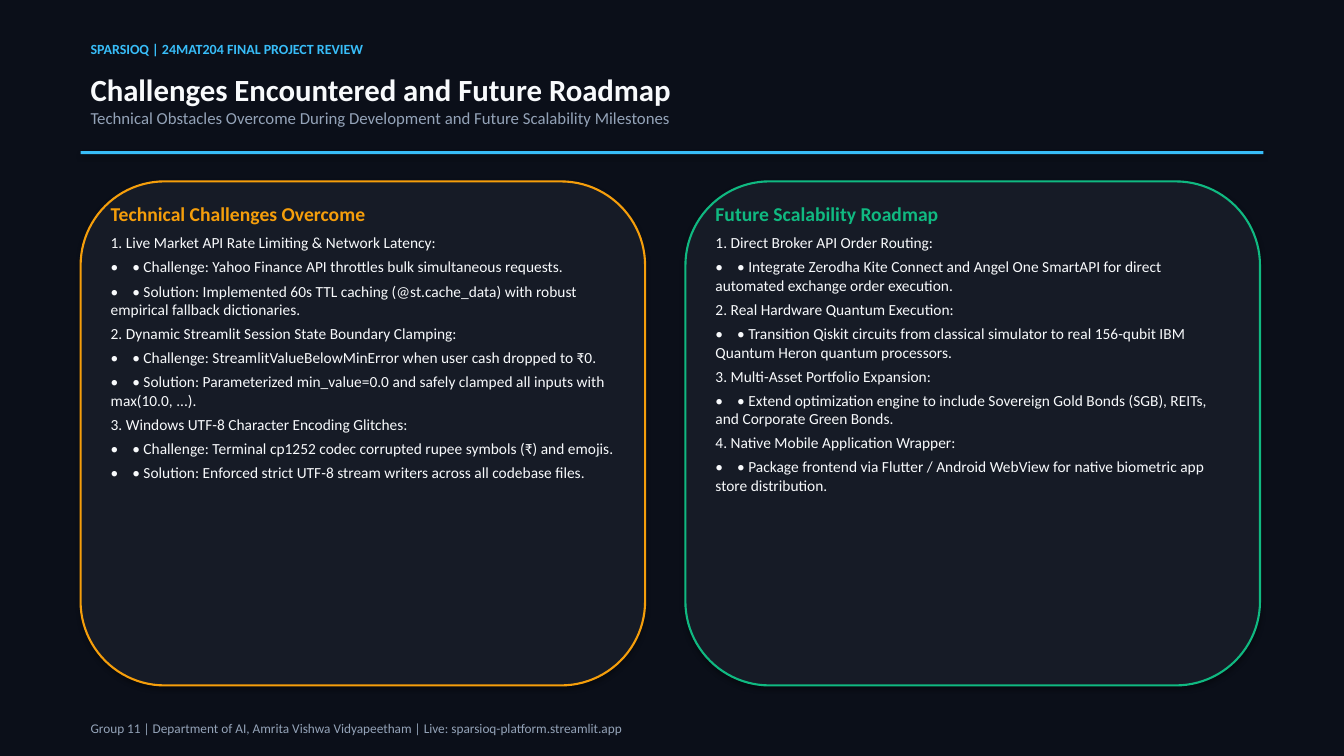
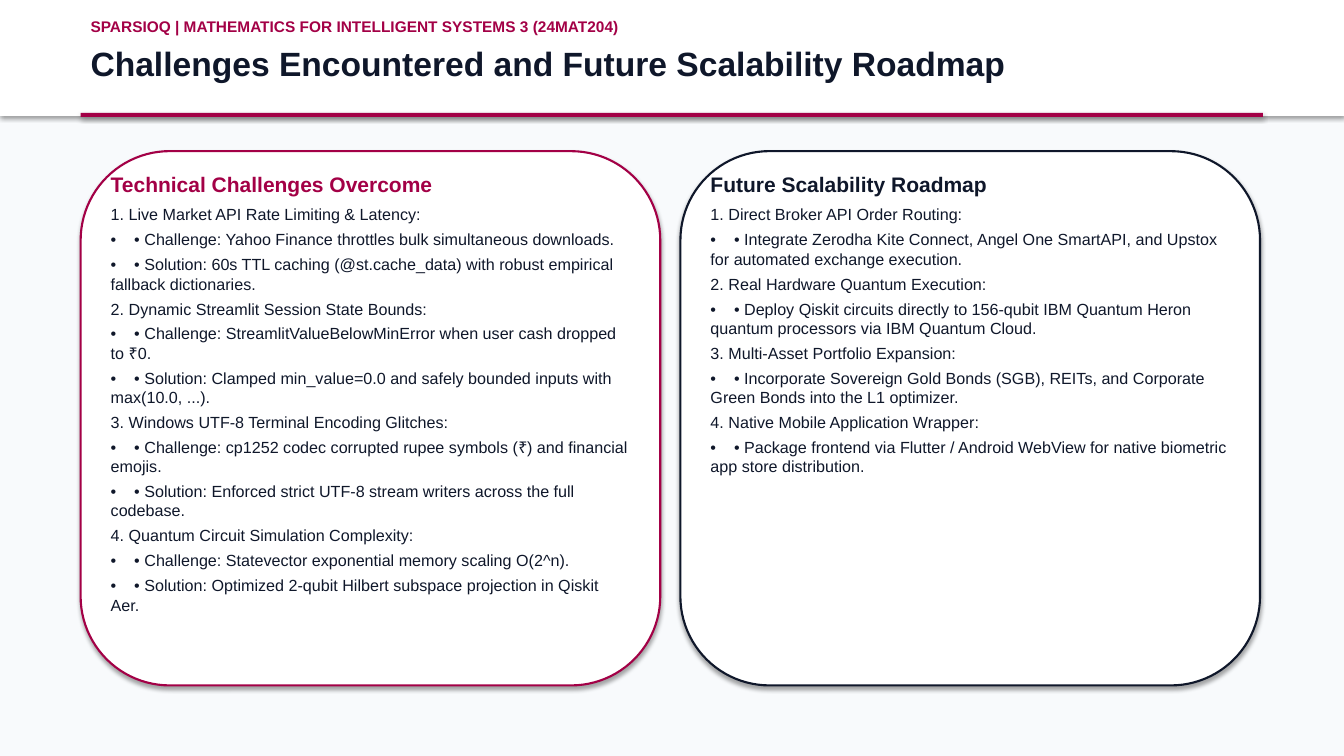
Before and after one commit to mhalsa-aine/SparsioQ-Platform, a slide deck: slide 10 of SparsioQ_Final_Project_Review_Presentation.pptx (slide 15 before the commit). Drawn at 1344x756 pixels with LibreOffice and Linux fonts; fonts in the diff are those of the drawing. Boxes give left, top, right and bottom in pixels: in the first picture for what was removed or moved away, otherwise in the second. Text is boxed around its words. In the diff, an @@ line names an element or a change of style, - is before the commit and + after.

Commit message:
style: apply exact BioHaptic clean Amrita maroon template with concise bullet points and 1-page 10-image results grid

```diff
--- a/SparsioQ_Final_Project_Review_Presentation.pptx
+++ b/SparsioQ_Final_Project_Review_Presentation.pptx
@@ rectangle at (0,0,1344,756): fill #0B0F19 to #F8FAFC @@
@@ rectangle added at (0,0,1344,116), fill #FFFFFF @@
@@ text at (91,21,618,35): text changed; size 10 to 11 pt; font Calibri to Arial; text colour #38BDF8 to #A30046 @@
-SPARSIOQ | 24MAT204 FINAL PROJECT REVIEW
+SPARSIOQ | MATHEMATICS FOR INTELLIGENT SYSTEMS 3 (24MAT204)
@@ text at (91,51,1005,83): text changed; size 12 to 24 pt; font Calibri to Arial; text colour #94A3B8 to #0F172A; bold on @@
-Challenges Encountered and Future Roadmap
-Technical Obstacles Overcome During Development and Future Scalability Milestones
+Challenges Encountered and Future Scalability Roadmap
@@ rectangle: place and size @@
-rectangle at (81,151,1263,154)
+rectangle at (81,113,1263,117)
@@ rectangle at (81,113,1263,117): fill #38BDF8 to #A30046 @@
@@ rounded rectangle: place and size @@
-rounded rectangle at (81,181,645,686)
+rounded rectangle at (81,151,660,686)
@@ rounded rectangle at (81,151,660,686): fill #161B26 to #FFFFFF; outline #F59E0B 1.5 pt to #A30046 1.5 pt @@
@@ text "Technical Challenges Overcome": place and size @@
-text "Technical Challenges Overcome" at (111,207,613,478)
+text "Technical Challenges Overcome" at (111,176,627,611)
@@ text at (111,176,616,359): size 14 to 15 pt, text colour #F59E0B to #A30046 in "Technical Challenges Overcome"; font Calibri to Arial in "Technical Challenges Overcome", "• • Challenge: StreamlitValueBelowMinError when user cash ..."; size 11 to 11.5 pt, text colour #F8FAFC to #0F172A in "• • Challenge: StreamlitValueBelowMinError when user cash ..." @@
@@ rounded rectangle: place and size @@
-rounded rectangle at (686,181,1260,686)
+rounded rectangle at (681,151,1260,686)
@@ rounded rectangle at (681,151,1260,686): fill #161B26 to #FFFFFF; outline #10B981 1.5 pt to #0F172A 1.5 pt @@
@@ text "Future Scalability Roadmap": place and size @@
-text "Future Scalability Roadmap" at (715,207,1206,491)
+text "Future Scalability Roadmap" at (710,176,1226,476)
@@ text at (710,176,1226,476): size 14 to 15 pt, text colour #10B981 to #0F172A in "Future Scalability Roadmap"; font Calibri to Arial in "Future Scalability Roadmap", "1. Direct Broker API Order Routing:", "2. Real Hardware Quantum Execution:", "3. Multi-Asset Portfolio Expansion:" and 2 more places; size 11 to 11.5 pt, text colour #F8FAFC to #0F172A in "1. Direct Broker API Order Routing:", "2. Real Hardware Quantum Execution:", "3. Multi-Asset Portfolio Expansion:", "4. Native Mobile Application Wrapper:" and 1 more places @@
@@ text at (111,208,615,318): text changed; size 11 to 11.5 pt; font Calibri to Arial; text colour #F8FAFC to #0F172A @@
-1. Live Market API Rate Limiting & Network Latency:
-• • Challenge: Yahoo Finance API throttles bulk simultaneous requests.
-• • Solution: Implemented 60s TTL caching (@st.cache_data) with robust empirical fallback dictionaries.
-2. Dynamic Streamlit Session State Boundary Clamping:
+1. Live Market API Rate Limiting & Latency:
+• • Challenge: Yahoo Finance throttles bulk simultaneous downloads.
+• • Solution: 60s TTL caching (@st.cache_data) with robust empirical fallback dictionaries.
+2. Dynamic Streamlit Session State Bounds:
@@ text at (710,233,1217,269): text changed; size 11 to 11.5 pt; font Calibri to Arial; text colour #F8FAFC to #0F172A @@
-• • Integrate Zerodha Kite Connect and Angel One SmartAPI for direct automated exchange order execution.
+• • Integrate Zerodha Kite Connect, Angel One SmartAPI, and Upstox for automated exchange execution.
@@ text at (710,303,1191,338): text changed; size 11 to 11.5 pt; font Calibri to Arial; text colour #F8FAFC to #0F172A @@
-• • Transition Qiskit circuits from classical simulator to real 156-qubit IBM Quantum Heron quantum processors.
+• • Deploy Qiskit circuits directly to 156-qubit IBM Quantum Heron quantum processors via IBM Quantum Cloud.
@@ text at (111,372,627,611): text changed; size 11 to 11.5 pt; font Calibri to Arial; text colour #F8FAFC to #0F172A @@
-• • Solution: Parameterized min_value=0.0 and safely clamped all inputs with max(10.0, ...).
-3. Windows UTF-8 Character Encoding Glitches:
-• • Challenge: Terminal cp1252 codec corrupted rupee symbols (₹) and emojis.
-• • Solution: Enforced strict UTF-8 stream writers across all codebase files.
+• • Solution: Clamped min_value=0.0 and safely bounded inputs with max(10.0, ...).
+3. Windows UTF-8 Terminal Encoding Glitches:
+• • Challenge: cp1252 codec corrupted rupee symbols (₹) and financial emojis.
+• • Solution: Enforced strict UTF-8 stream writers across the full codebase.
+4. Quantum Circuit Simulation Complexity:
+• • Challenge: Statevector exponential memory scaling O(2^n).
+• • Solution: Optimized 2-qubit Hilbert subspace projection in Qiskit Aer.
@@ text at (710,372,1205,407): text changed; size 11 to 11.5 pt; font Calibri to Arial; text colour #F8FAFC to #0F172A @@
-• • Extend optimization engine to include Sovereign Gold Bonds (SGB), REITs, and Corporate Green Bonds.
+• • Incorporate Sovereign Gold Bonds (SGB), REITs, and Corporate Green Bonds into the L1 optimizer.
@@ text removed at (91,724,621,735) @@
-Group 11 | Department of AI, Amrita Vishwa Vidyapeetham | Live: sparsioq-platform.streamlit.app
```
Also in this commit, not shown: 9 other slides changed, 3 slides added, 8 slides removed.
